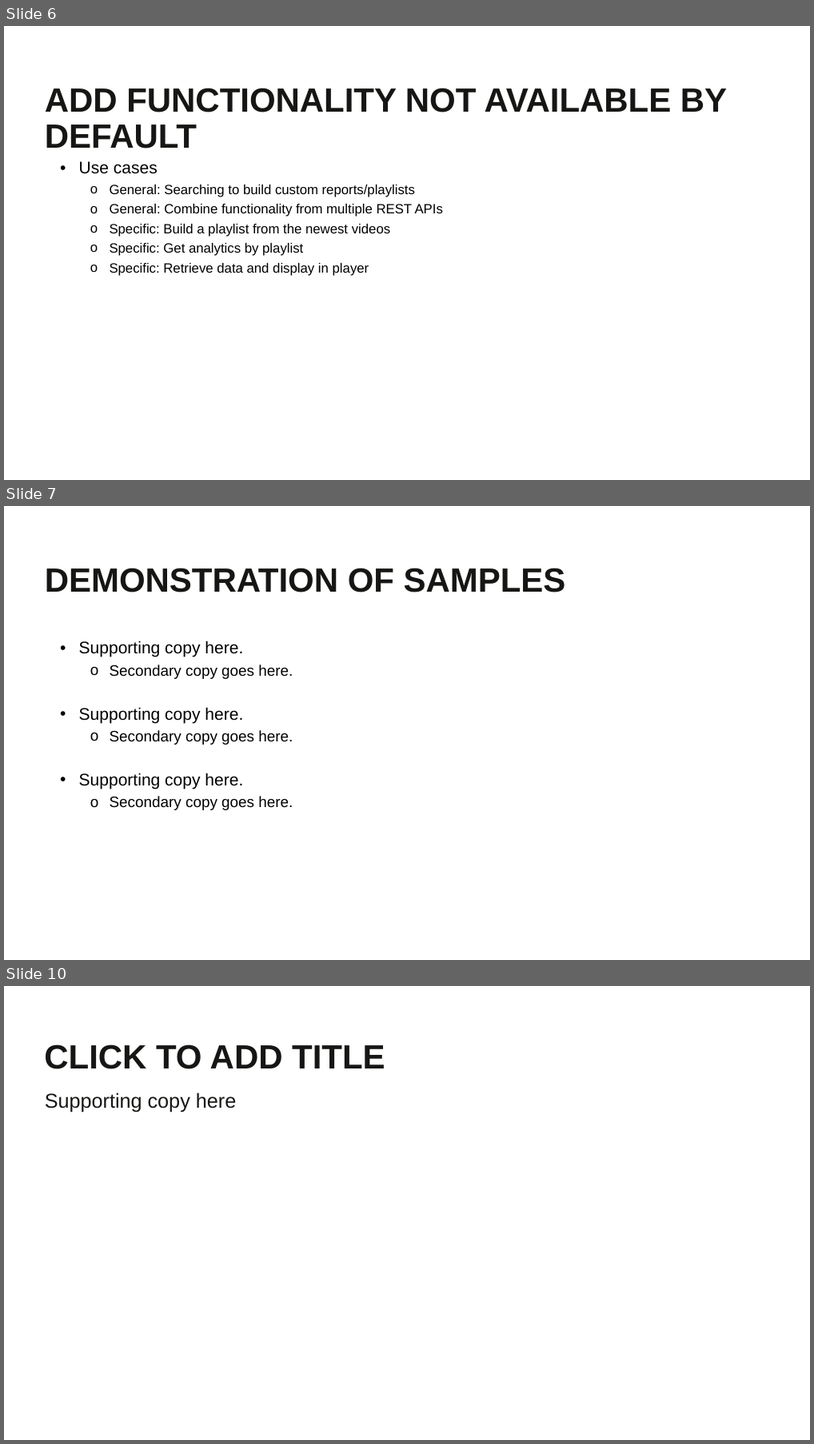
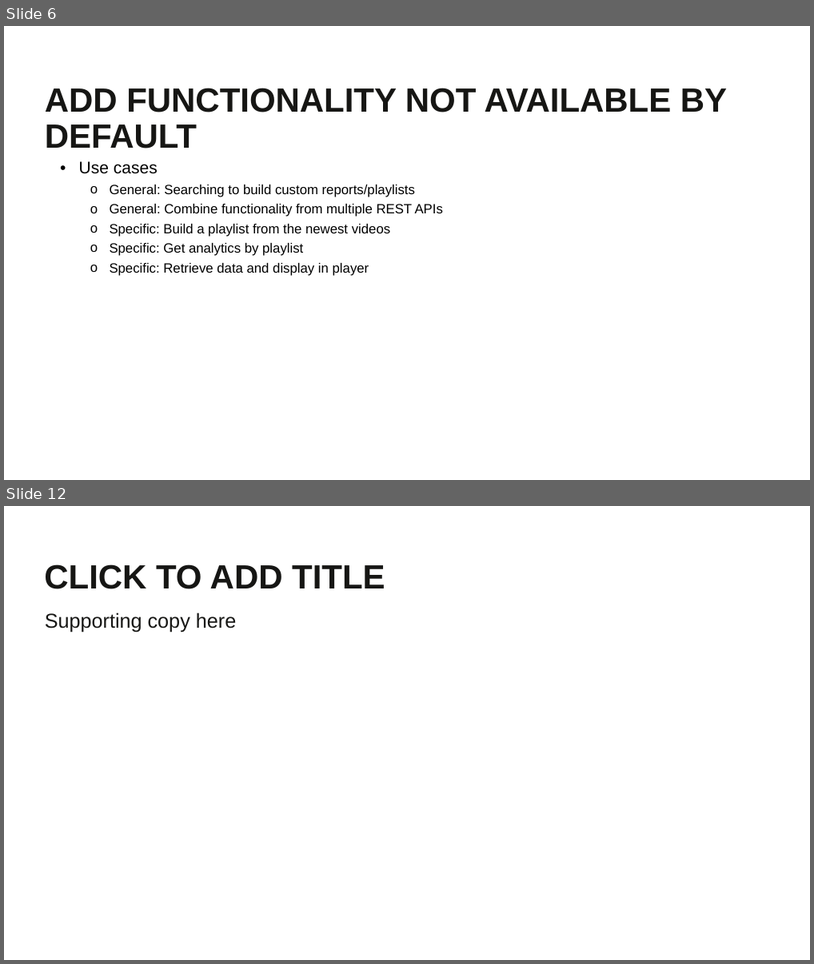
Before and after one commit to BrightcoveLearning/BCL-LearningSamples, a slide deck: PLAYTV2020/matt-boles-video.pptx. Shown one above the other, each under a label of ours: slides 6, 7 and 10 before the commit, slides 6 and 12 after it; the slides between them are not shown. The pictures are 814x1444 and 814x964 pixels, drawn with LibreOffice and Linux fonts; fonts in the diff are those of the drawing; background and template pictures are left out. Boxes give left, top, right and bottom in pixels: in the first picture for what was removed or moved away, otherwise in the second. Text is boxed around its words. In the diff, an @@ line names an element or a change of style, - is before the commit and + after.

```diff
--- a/PLAYTV2020/matt-boles-video.pptx
+++ b/PLAYTV2020/matt-boles-video.pptx
@@ slide 7 removed at (4, 506, 810, 960), background #FFFFFF @@
@@ text removed at (45, 568, 566, 592) @@
-DEMONSTRATION OF SAMPLES
@@ text removed at (79, 640, 293, 810) @@
-• Supporting copy here.
-  o Secondary copy goes here.
-• Supporting copy here.
-  o Secondary copy goes here.
-• Supporting copy here.
-  o Secondary copy goes here.
@@ what was slide 10 is now slide 12 @@
```
Also in this commit, not shown: 2 slides changed, 4 slides added, 1 other slide removed, 1 other file.
